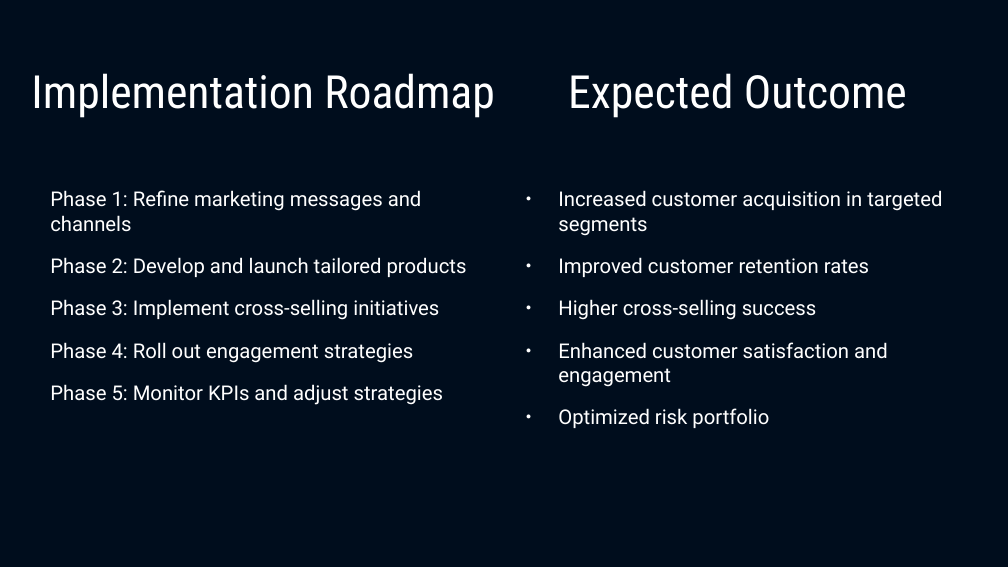
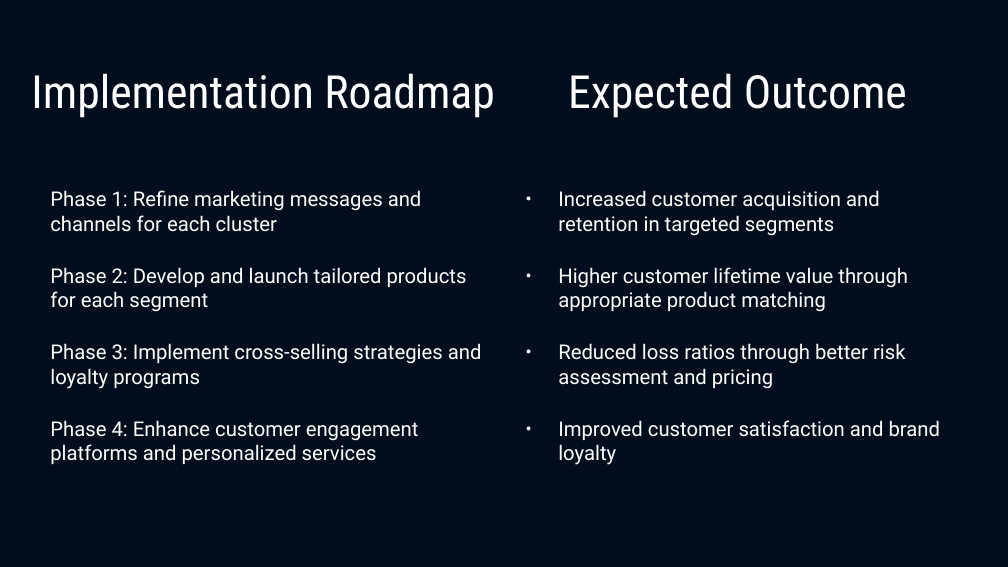
Before and after one commit to Santhosh-Analytics/Insurance_Analytics_Prediction, a slide deck: slide 8 of Data_Driven_Insights.pptx. Drawn at 1008x567 pixels with LibreOffice and Linux fonts; fonts in the diff are those of the drawing. Boxes give left, top, right and bottom in pixels: in the first picture for what was removed or moved away, otherwise in the second. Text is boxed around its words. In the diff, an @@ line names an element or a change of style, - is before the commit and + after.

Commit message:
File optimize

```diff
--- a/Data_Driven_Insights.pptx
+++ b/Data_Driven_Insights.pptx
@@ text at (50, 190, 482, 464): text changed @@
-Phase 1: Refine marketing messages and channels
-Phase 2: Develop and launch tailored products
-Phase 3: Implement cross-selling initiatives
-Phase 4: Roll out engagement strategies
-Phase 5: Monitor KPIs and adjust strategies
+Phase 1: Refine marketing messages and channels for each cluster
+Phase 2: Develop and launch tailored products for each segment
+Phase 3: Implement cross-selling strategies and loyalty programs
+Phase 4: Enhance customer engagement platforms and personalized services
@@ text at (558, 190, 940, 465): text changed @@
-● Increased customer acquisition in targeted segments
-● Improved customer retention rates
-● Higher cross-selling success
-● Enhanced customer satisfaction and engagement
-● Optimized risk portfolio
+● Increased customer acquisition and retention in targeted segments
+● Higher customer lifetime value through appropriate product matching
+● Reduced loss ratios through better risk assessment and pricing
+● Improved customer satisfaction and brand loyalty
```
Also in this commit, not shown: 4 other slides changed, 3 slides added, 3 slides removed, 15 other files.
